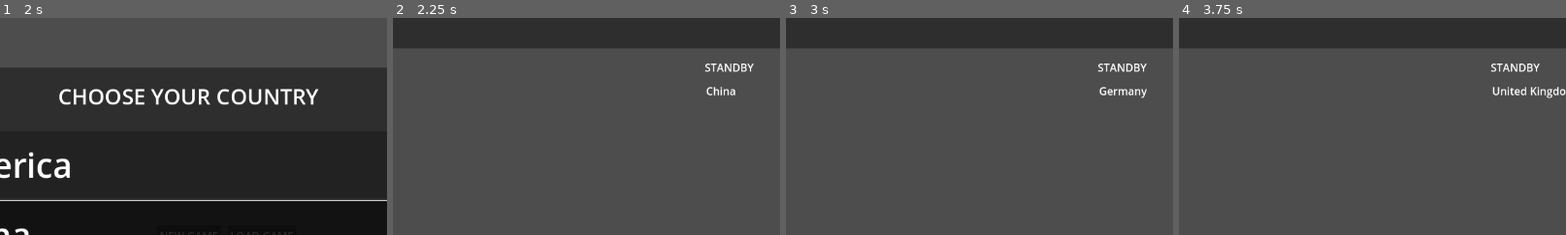
Above: before the commit, frames 1-4 (left to right).
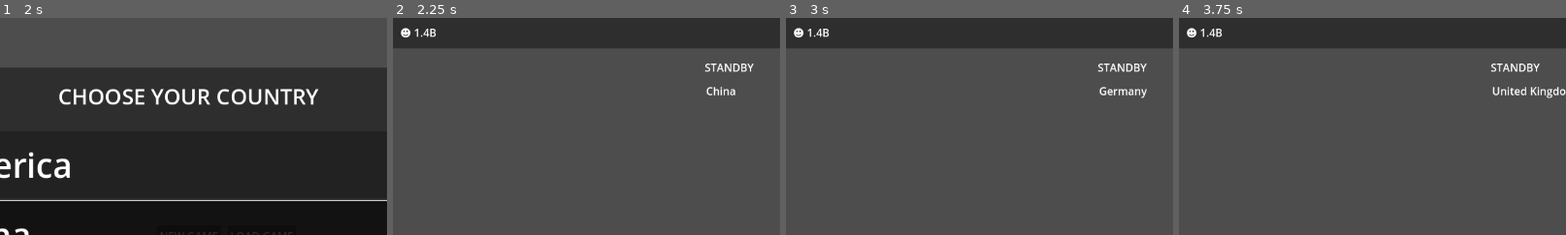
Above: after the commit, the same moments.

Repository: Bigfeta1/Political-Sim
Game: Godot game, scene res://Scenes/main_scene.tscn
Two runs of this game, one before a commit and one after it. Both use one fixed random seed, a clock stepped at 60 frames per second and the inputs below.
Inputs:
- Up to frame 1 (2 s): click "NEW GAME" at 0.5 s; click "NEW GAME" at 1.25 s
- Up to frame 2 (2.25 s): click "BEGIN" at 2 s
- Up to frame 3 (3 s): click "END TURN" at 2.75 s
- Up to frame 4 (3.75 s): click "END TURN" at 3.5 s
The pictures show only the part of the screen within x 26-76%, y 0-50%; the shares and areas given below are measured in that part.

Frame 1 is identical in both runs. In frame 2, 0.2% of the frame differs, in the area x 2-12%, y 4-9%; in frame 3, 0.2%; in frame 4, 0.2%.

Commit message:
country parameters

Diff:
--- a/Data/Country_Data/country_america.json
+++ b/Data/Country_Data/country_america.json
@@ -4,5 +4,6 @@
   "initiative": 3,
   "life_expectancy": 78.4,
   "money": 139866,
-  "public_image": 5
+  "public_image": 5,
+  "population": 340003797
 }
--- a/Data/Country_Data/country_china.json
+++ b/Data/Country_Data/country_china.json
@@ -4,5 +4,6 @@
   "initiative": 5,
   "life_expectancy": 78,
   "money": 84485,
-  "public_image": 5
+  "public_image": 5,
+  "population": 1408975000
 }
--- a/Data/Country_Data/country_germany.json
+++ b/Data/Country_Data/country_germany.json
@@ -4,5 +4,6 @@
   "initiative": 2,
   "life_expectancy": 80.9,
   "money": 17426,
-  "public_image": 5
+  "public_image": 5,
+  "population": 83516593
 }
--- a/Data/Country_Data/country_israel.json
+++ b/Data/Country_Data/country_israel.json
@@ -4,5 +4,6 @@
   "initiative": 4,
   "life_expectancy": 82,
   "money": 1368,
-  "public_image": 5
+  "public_image": 5,
+  "population": 10002200
 }
--- a/Data/Country_Data/country_russia.json
+++ b/Data/Country_Data/country_russia.json
@@ -4,5 +4,6 @@
   "initiative": 5,
   "life_expectancy": 70,
   "money": 4386,
-  "public_image": 5
+  "public_image": 5,
+  "population": 143669648
 }
--- a/Data/Country_Data/country_uk.json
+++ b/Data/Country_Data/country_uk.json
@@ -4,5 +4,6 @@
   "initiative": 2,
   "life_expectancy": 81,
   "money": 15972,
-  "public_image": 5
+  "public_image": 5,
+  "population": 69281000
 }
--- a/Scenes/PlayingRound/playing_round_ui.tscn
+++ b/Scenes/PlayingRound/playing_round_ui.tscn
@@ -8,6 +8,7 @@
 [ext_resource type="Script" uid="uid://dvdhxw2o38a77" path="res://Scripts/UI/PlayingRound/TopBar/money_label.gd" id="6_money"]
 [ext_resource type="Script" uid="uid://bvf86w6bxwiik" path="res://Scripts/UI/PlayingRound/TopBar/public_image_label.gd" id="7_image"]
 [ext_resource type="Script" uid="uid://cgj5t8qbmq3fy" path="res://Scripts/UI/PlayingRound/TopBar/life_expectancy_label.gd" id="8_life"]
+[ext_resource type="Script" path="res://Scripts/UI/PlayingRound/TopBar/population_label.gd" id="9_population"]
 
 [node name="PlayingRound" type="Control"]
 layout_mode = 3
@@ -53,6 +54,10 @@
 layout_mode = 2
 script = ExtResource("8_life")
 
+[node name="PopulationLabel" type="Label" parent="TopBar/HBoxContainer"]
+layout_mode = 2
+script = ExtResource("9_population")
+
 [node name="Buttons" type="Control" parent="."]
 layout_mode = 1
 anchors_preset = 15
--- a/Scenes/country.tscn
+++ b/Scenes/country.tscn
@@ -1,7 +1,10 @@
-[gd_scene load_steps=3 format=3 uid="uid://c4esnvpnxt7wi"]
+[gd_scene load_steps=6 format=3 uid="uid://c4esnvpnxt7wi"]
 
 [ext_resource type="Script" uid="uid://cjypsqgufhc26" path="res://Scripts/Country/Countries/country.gd" id="1_4gy0w"]
 [ext_resource type="Script" uid="uid://bwpp71k1hkxel" path="res://Scripts/PlayerManager/player_data.gd" id="2_ftrsc"]
+[ext_resource type="Script" uid="uid://bq4mkue4yi245" path="res://Scripts/Country/Parameters/population.gd" id="3_population"]
+[ext_resource type="Script" uid="uid://btewjius7p42s" path="res://Scripts/Country/Parameters/economy.gd" id="4_economy"]
+[ext_resource type="Script" uid="uid://cbe32r06rh68j" path="res://Scripts/Country/Parameters/public_image.gd" id="5_public_image"]
 
 [node name="Country" type="Node"]
 script = ExtResource("1_4gy0w")
@@ -13,12 +16,15 @@
 
 [node name="Army" type="Node" parent="Parameters"]
 
+[node name="Population" type="Node" parent="Parameters"]
+script = ExtResource("3_population")
+
 [node name="Economy" type="Node" parent="Parameters"]
+script = ExtResource("4_economy")
 
 [node name="PublicImage" type="Node" parent="Parameters"]
+script = ExtResource("5_public_image")
 
 [node name="Production" type="Node" parent="Parameters"]
 
-[node name="Population" type="Node" parent="Parameters"]
-
 [node name="Factions" type="Node" parent="Parameters"]
--- a/Scripts/Autoload/save_writer.gd
+++ b/Scripts/Autoload/save_writer.gd
@@ -2,7 +2,7 @@
 
 const SAVE_DIR = "user://saves/"
 const SAVE_PATH = SAVE_DIR + "save.json"
-const SAVE_VERSION = 2
+const SAVE_VERSION = 3
 
 var logic
 
@@ -15,7 +15,7 @@
 
 	var countries := []
 	for country in country_manager.country_list.get_children():
-		countries.append(country.data.get_save_data())
+		countries.append(country.get_save_data())
 
 	var save_data := {
 		"version": SAVE_VERSION,
--- a/Scripts/Country/Countries/country.gd
+++ b/Scripts/Country/Countries/country.gd
@@ -1,3 +1,24 @@
 extends Node
 
 @onready var data = $Data
+@onready var population = $Parameters/Population
+@onready var economy = $Parameters/Economy
+@onready var public_image = $Parameters/PublicImage
+
+func _ready() -> void:
+	data.initialize(population, economy, public_image)
+
+func get_save_data() -> Dictionary:
+	var save_data := {
+		"id": data.id,
+		"is_player": data.is_player,
+	}
+	save_data.merge(population.get_save_data())
+	save_data.merge(economy.get_save_data())
+	save_data.merge(public_image.get_save_data())
+	return save_data
+
+func load_save_data(save_data: Dictionary) -> void:
+	population.load_save_data(save_data)
+	economy.load_save_data(save_data)
+	public_image.load_save_data(save_data)
--- a/Scripts/Country/CountryManager/country_factory.gd
+++ b/Scripts/Country/CountryManager/country_factory.gd
@@ -29,4 +29,5 @@
 	country_node_data.country_money = country_data["money"]
 	country_node_data.country_public_image = country_data["public_image"]
 	country_node_data.country_life_expectancy = country_data["life_expectancy"]
+	country_node_data.country_population = country_data["population"]
 #endregion
--- /dev/null
+++ b/Scripts/Country/Parameters/economy.gd
@@ -0,0 +1,16 @@
+extends Node
+
+signal money_changed(new_money)
+
+var money:
+	set(value):
+		money = value
+		money_changed.emit(value)
+
+func get_save_data() -> Dictionary:
+	return {
+		"money": money,
+	}
+
+func load_save_data(data: Dictionary) -> void:
+	money = data["money"]
--- /dev/null
+++ b/Scripts/Country/Parameters/population.gd
@@ -0,0 +1,24 @@
+extends Node
+
+signal population_changed(new_population)
+signal life_expectancy_changed(new_life_expectancy)
+
+var population:
+	set(value):
+		population = value
+		population_changed.emit(value)
+
+var life_expectancy:
+	set(value):
+		life_expectancy = value
+		life_expectancy_changed.emit(value)
+
+func get_save_data() -> Dictionary:
+	return {
+		"population": population,
+		"life_expectancy": life_expectancy,
+	}
+
+func load_save_data(data: Dictionary) -> void:
+	population = data["population"]
+	life_expectancy = data["life_expectancy"]
--- /dev/null
+++ b/Scripts/Country/Parameters/public_image.gd
@@ -0,0 +1,16 @@
+extends Node
+
+signal public_image_changed(new_public_image)
+
+var public_image:
+	set(value):
+		public_image = value
+		public_image_changed.emit(value)
+
+func get_save_data() -> Dictionary:
+	return {
+		"public_image": public_image,
+	}
+
+func load_save_data(data: Dictionary) -> void:
+	public_image = data["public_image"]
--- a/Scripts/Logic/RoundConfigurator/restore_saved_state_step.gd
+++ b/Scripts/Logic/RoundConfigurator/restore_saved_state_step.gd
@@ -18,4 +18,4 @@
 	for country in country_manager.country_list.get_children():
 		for saved_country in saved_countries:
 			if saved_country["id"] == country.data.id:
-				country.data.load_save_data(saved_country)
+				country.load_save_data(saved_country)
--- a/Scripts/PlayerManager/player_data.gd
+++ b/Scripts/PlayerManager/player_data.gd
@@ -1,40 +1,45 @@
 extends Node
-
-signal money_changed(new_money)
-signal public_image_changed(new_public_image)
-signal life_expectancy_changed(new_life_expectancy)
 
 var id
 var is_player := false
 var country_name
 var country_initiative
-var country_population
 
-var country_money:
+var population_node
+
+# Population and life expectancy live on Parameters/Population; these read and write through to it.
+var country_population:
+	get:
+		return population_node.population
 	set(value):
-		country_money = value
-		money_changed.emit(value)
-
-var country_public_image:
-	set(value):
-		country_public_image = value
-		public_image_changed.emit(value)
+		population_node.population = value
 
 var country_life_expectancy:
+	get:
+		return population_node.life_expectancy
 	set(value):
-		country_life_expectancy = value
-		life_expectancy_changed.emit(value)
+		population_node.life_expectancy = value
 
-func get_save_data() -> Dictionary:
-	return {
-		"id": id,
-		"is_player": is_player,
-		"money": country_money,
-		"public_image": country_public_image,
-		"life_expectancy": country_life_expectancy,
-	}
+var economy_node
 
-func load_save_data(data: Dictionary) -> void:
-	country_money = data["money"]
-	country_public_image = data["public_image"]
-	country_life_expectancy = data["life_expectancy"]
+# Money lives on Parameters/Economy; this reads and writes through to it.
+var country_money:
+	get:
+		return economy_node.money
+	set(value):
+		economy_node.money = value
+
+var public_image_node
+
+# Public image lives on Parameters/PublicImage; this reads and writes through to it.
+var country_public_image:
+	get:
+		return public_image_node.public_image
+	set(value):
+		public_image_node.public_image = value
+
+
+func initialize(population_reference, economy_reference, public_image_reference):
+	population_node = population_reference
+	economy_node = economy_reference
+	public_image_node = public_image_reference
--- a/Scripts/UI/PlayingRound/TopBar/life_expectancy_label.gd
+++ b/Scripts/UI/PlayingRound/TopBar/life_expectancy_label.gd
@@ -4,7 +4,7 @@
 
 func initialize(player_country):
 	country_data = player_country.data
-	country_data.life_expectancy_changed.connect(draw_text)
+	player_country.population.life_expectancy_changed.connect(draw_text)
 	draw_text(country_data.country_life_expectancy)
 
 func draw_text(new_life_expectancy):
--- a/Scripts/UI/PlayingRound/TopBar/money_label.gd
+++ b/Scripts/UI/PlayingRound/TopBar/money_label.gd
@@ -4,7 +4,7 @@
 
 func initialize(player_country):
 	country_data = player_country.data
-	country_data.money_changed.connect(draw_text)
+	player_country.economy.money_changed.connect(draw_text)
 	draw_text(country_data.country_money)
 
 # Money is stored in billions of USD.
--- /dev/null
+++ b/Scripts/UI/PlayingRound/TopBar/population_label.gd
@@ -0,0 +1,16 @@
+extends Label
+
+var country_data
+
+func initialize(player_country):
+	country_data = player_country.data
+	player_country.population.population_changed.connect(draw_text)
+	draw_text(country_data.country_population)
+
+func draw_text(new_population):
+	if new_population >= 1000000000:
+		text = "☻ %.1fB" % (new_population / 1000000000.0)
+	elif new_population >= 1000000:
+		text = "☻ %.1fM" % (new_population / 1000000.0)
+	else:
+		text = "☻ %d" % new_population
--- a/Scripts/UI/PlayingRound/TopBar/public_image_label.gd
+++ b/Scripts/UI/PlayingRound/TopBar/public_image_label.gd
@@ -4,7 +4,7 @@
 
 func initialize(player_country):
 	country_data = player_country.data
-	country_data.public_image_changed.connect(draw_text)
+	player_country.public_image.public_image_changed.connect(draw_text)
 	draw_text(country_data.country_public_image)
 
 func draw_text(new_public_image):
--- a/Scripts/UI/PlayingRound/TopBar/top_bar.gd
+++ b/Scripts/UI/PlayingRound/TopBar/top_bar.gd
@@ -3,8 +3,10 @@
 @onready var money_label = $HBoxContainer/MoneyLabel
 @onready var public_image_label = $HBoxContainer/PublicImageLabel
 @onready var life_expectancy_label = $HBoxContainer/LifeExpectancyLabel
+@onready var population_label = $HBoxContainer/PopulationLabel
 
 func initialize(player_country):
 	money_label.initialize(player_country)
 	public_image_label.initialize(player_country)
 	life_expectancy_label.initialize(player_country)
+	population_label.initialize(player_country)
Not shown: 1 places in Scenes/PlayingRound/playing_round_ui.tscn that only renumber resources
Not shown, added: Scripts/Country/Parameters/economy.gd.uid
Not shown, added: Scripts/Country/Parameters/population.gd.uid
Not shown, added: Scripts/Country/Parameters/public_image.gd.uid
Not shown, added: Scripts/UI/PlayingRound/TopBar/population_label.gd.uid
Not shown, changed: docs/onboarding.md
